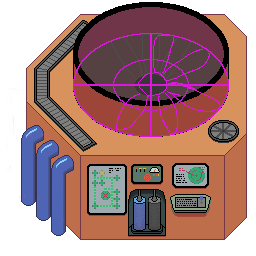
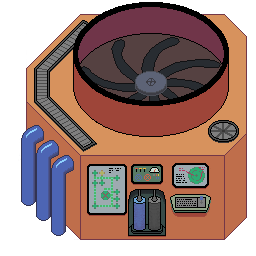
Layered file, before and after one edit (256 × 256). Changes by layer:
hid "scratch", painted on it over [5, 33, 229, 224]
moved "pipe" above "ventialtionCenter2", painted on it over [73, 33, 229, 137]
added layer "ventialtionCenter2" above "Pasted Layer" over [135, 71, 167, 96]
added layer "Pasted Layer" above "ventilator2" over [79, 37, 222, 133]
hid "ventilator", painted on it over [73, 33, 229, 137]
added layer "ventilationbackground" above "topAiring" over [80, 34, 222, 101]
